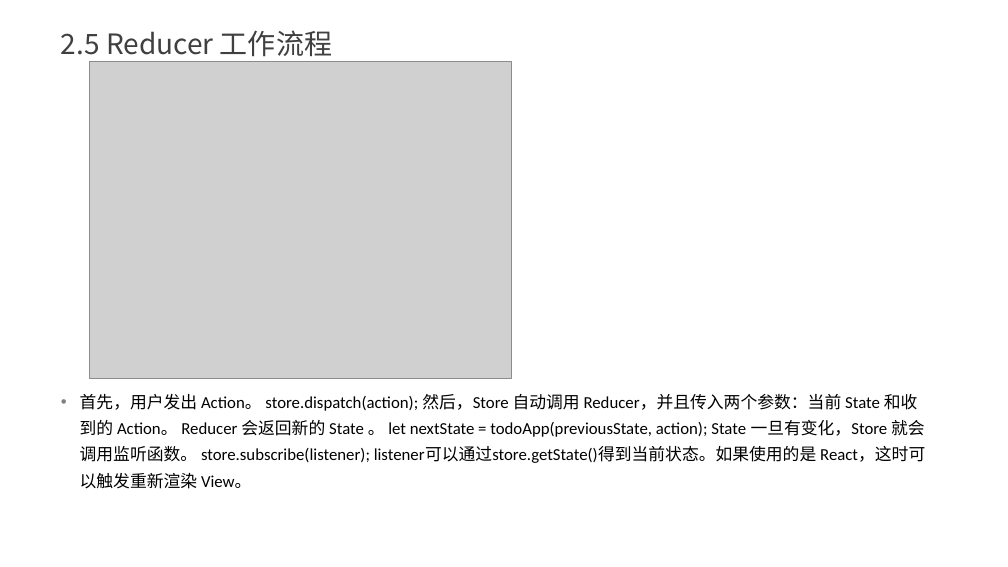
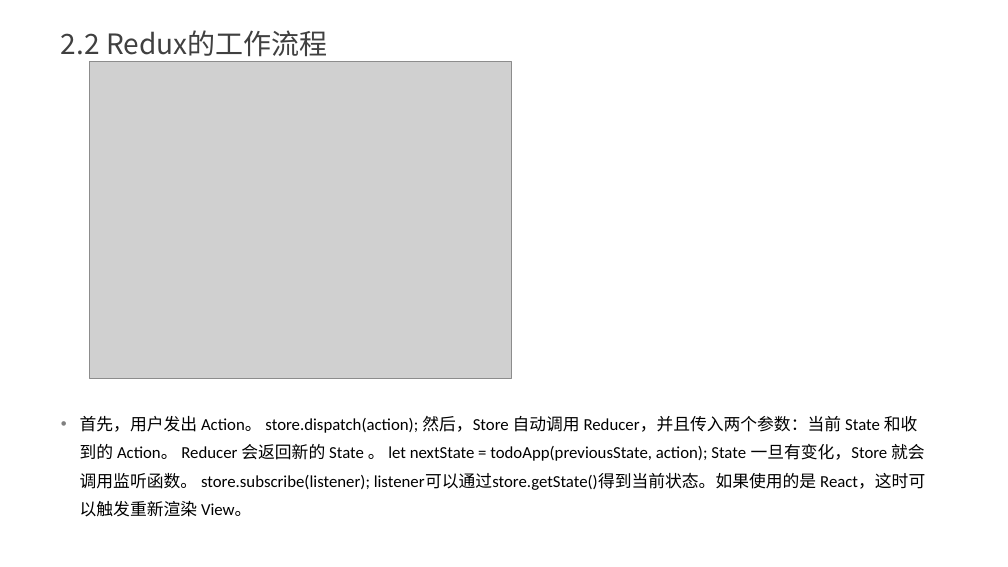
Before and after one commit to yxl2628/reactjs, a slide deck: slide 20 of ppt/03 React技术栈.pptx (slide 30 before the commit). Drawn at 1008x567 pixels with LibreOffice and Linux fonts; fonts in the diff are those of the drawing; grey boxes stand for pictures. Boxes give left, top, right and bottom in pixels: in the first picture for what was removed or moved away, otherwise in the second. Text is boxed around its words. In the diff, an @@ line names an element or a change of style, - is before the commit and + after.

```diff
--- a/ppt/03 React技术栈.pptx
+++ b/ppt/03 React技术栈.pptx
@@ text at (61,30,328,62): text changed @@
-2.5 Reducer 工作流程
+2.2 Redux的工作流程
@@ text "首先，用户发出 Action。 store.dispatch(action); 然后，Store 自动调用 ..." at (80,416,925,517): line spacing 1.3 to 1.4 @@
```
Also in this commit, not shown: 11 other slides changed, 1 other file.
